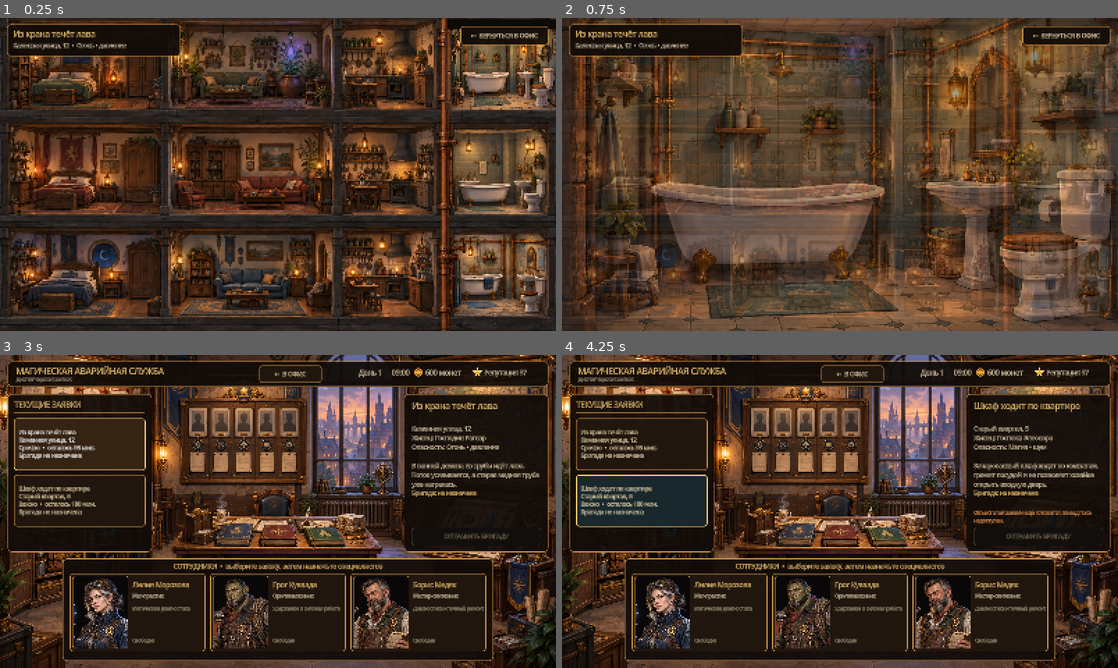
Above: before the commit, frames 1-4 (two rows, left to right).
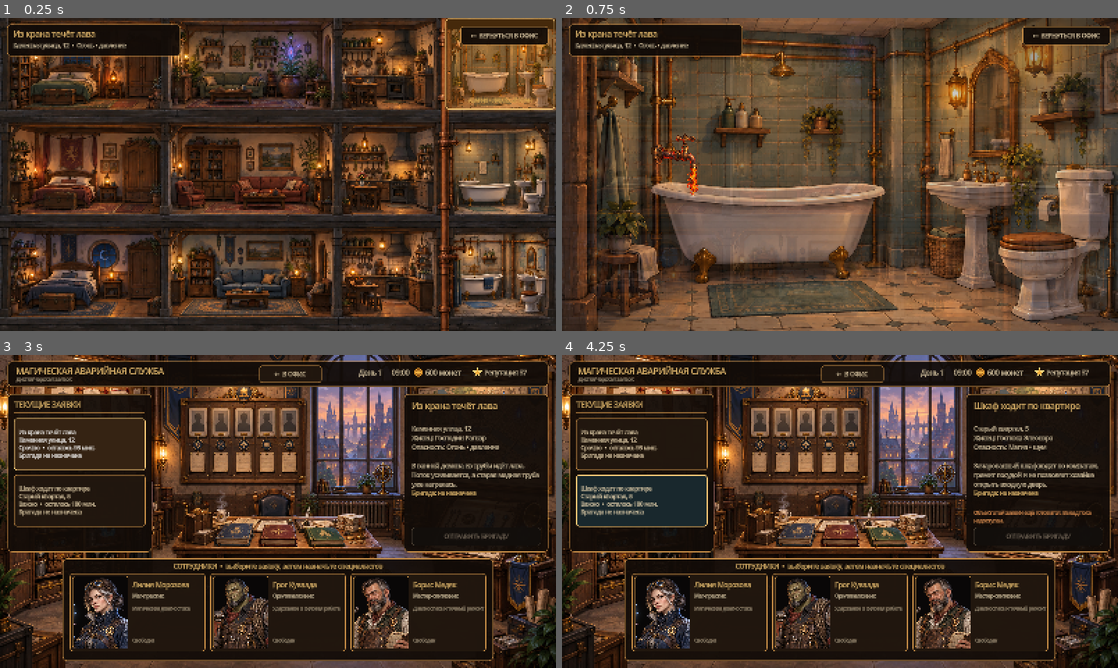
Above: after the commit, the same moments.

Repository: Dasha1532/MagicEmergencyService
Game: Godot game, scene res://scenes/RepairHouse.tscn
The game is run twice, just before and just after one commit, with the same random seed, the same clock (stepped at 60 frames per second) and the same inputs. This scene is started directly instead of the project's main scene.
Inputs (mouse positions are in pixels of both pictures, inside the frame that each line leads up to):
- Up to frame 1 (0.25 s): no input
- Up to frame 2 (0.75 s): click (1062, 64) at 0.5 s
- Up to frame 3 (3 s): click "← К ОБЗОРУ ДОМА" at 1.25 s; click "← ВЕРНУТЬСЯ В ОФИС" at 2 s; click "Из крана течёт лава Каменная …" at 2.75 s
- Up to frame 4 (4.25 s): click "Шкаф ходит по квартире Старый…" at 3.5 s

The runs differ from the first frame. In frame 1, 3.8% of the frame differs, in the area x 79-100%, y 0-30%; in frame 2, 17%, in the area x 0-100%, y 0-100%; in frame 3, less than 0.1%; in frame 4, less than 0.1%.

Commit message:
Show repair room and damage consequences

Diff:
--- a/scenes/RepairHouse.tscn
+++ b/scenes/RepairHouse.tscn
@@ -59,6 +59,51 @@
 tooltip_text = "Ванная • из крана течёт лава"
 mouse_default_cursor_shape = 2
 
+[node name="ProblemRoomMarker" type="Panel" parent="."]
+offset_left = 1282.0
+offset_top = 2.0
+offset_right = 1597.0
+offset_bottom = 263.0
+mouse_filter = 2
+
+[node name="Label" type="Label" parent="ProblemRoomMarker"]
+layout_mode = 0
+offset_left = 10.0
+offset_top = 219.0
+offset_right = 305.0
+offset_bottom = 251.0
+mouse_filter = 2
+theme_override_colors/font_color = Color(1, 0.78, 0.38, 1)
+theme_override_colors/font_outline_color = Color(0.08, 0.035, 0.015, 0.95)
+theme_override_constants/outline_size = 5
+theme_override_font_sizes/font_size = 14
+text = "АВАРИЯ • ЛАВОВЫЙ КРАН"
+horizontal_alignment = 1
+vertical_alignment = 1
+
+[node name="LowerFloorConsequence" type="Panel" parent="."]
+visible = false
+offset_left = 1282.0
+offset_top = 326.0
+offset_right = 1596.0
+offset_bottom = 592.0
+mouse_filter = 2
+
+[node name="Label" type="Label" parent="LowerFloorConsequence"]
+layout_mode = 0
+offset_left = 10.0
+offset_top = 10.0
+offset_right = 304.0
+offset_bottom = 42.0
+mouse_filter = 2
+theme_override_colors/font_color = Color(1, 0.69, 0.34, 1)
+theme_override_colors/font_shadow_color = Color(0, 0, 0, 0.9)
+theme_override_constants/shadow_offset_x = 1
+theme_override_constants/shadow_offset_y = 2
+theme_override_font_sizes/font_size = 14
+text = "⚠ ПЕРЕГРЕВ ТРУБЫ ЭТАЖОМ НИЖЕ"
+horizontal_alignment = 1
+
 [node name="InteractiveObjects" type="Node2D" parent="." unique_id=843465227]
 
 [node name="LavaFaucet" type="Control" parent="InteractiveObjects" unique_id=841803786]
@@ -71,6 +116,25 @@
 offset_bottom = 580.0
 mouse_filter = 1
 script = ExtResource("8_faucet_script")
+
+[node name="OverheatDamage" type="Node2D" parent="InteractiveObjects/LavaFaucet"]
+visible = false
+
+[node name="WallGlow" type="Polygon2D" parent="InteractiveObjects/LavaFaucet/OverheatDamage"]
+polygon = PackedVector2Array(-190, -58, -82, -72, 20, -18, 36, 82, 8, 150, -88, 164, -176, 112, -205, 30)
+color = Color(0.96, 0.16, 0.035, 0.14)
+
+[node name="Scorch" type="Polygon2D" parent="InteractiveObjects/LavaFaucet/OverheatDamage"]
+polygon = PackedVector2Array(-169, -30, -111, -45, -50, -16, -31, 39, -58, 85, -126, 76, -178, 34)
+color = Color(0.11, 0.035, 0.018, 0.42)
+
+[node name="PipeGlow" type="Line2D" parent="InteractiveObjects/LavaFaucet/OverheatDamage"]
+points = PackedVector2Array(-170, 28, -112, 18, -57, 27, -28, 58, -17, 111)
+width = 11.0
+default_color = Color(1, 0.22, 0.035, 0.5)
+joint_mode = 2
+begin_cap_mode = 2
+end_cap_mode = 2
 
 [node name="NormalFaucet" type="TextureRect" parent="InteractiveObjects/LavaFaucet" unique_id=1560197138]
 layout_mode = 0
--- a/scripts/lava_faucet_object.gd
+++ b/scripts/lava_faucet_object.gd
@@ -6,6 +6,7 @@
 @onready var damaged_faucet: TextureRect = $DamagedFaucet
 @onready var lava_stream: TextureRect = $LavaStream
 @onready var hit_area: Button = $HitArea
+@onready var overheat_damage: Node2D = $OverheatDamage
 
 
 func _ready() -> void:
@@ -32,6 +33,11 @@
 	damaged_faucet.visible = true
 	lava_stream.visible = true
 	modulate = Color(1.22, 0.72, 0.52, 1.0)
+	overheat_damage.visible = true
+
+
+func set_damage_visible(is_visible: bool) -> void:
+	overheat_damage.visible = is_visible
 
 
 func _configure_hit_area() -> void:
--- a/scripts/repair_editor_layout_switch.gd
+++ b/scripts/repair_editor_layout_switch.gd
@@ -27,6 +27,7 @@
 	_set_visible(scene_root, "BathroomPreviewBackdrop", overview_mode)
 	_set_visible(scene_root, "BathroomPreview", overview_mode)
 	_set_visible(scene_root, "BathroomHotspot", overview_mode)
+	_set_visible(scene_root, "ProblemRoomMarker", overview_mode)
 	_set_visible(scene_root, "BathroomCloseup", not overview_mode)
 	_set_visible(scene_root, "InteractiveObjects/LavaFaucet", not overview_mode)
 
--- a/scripts/repair_house.gd
+++ b/scripts/repair_house.gd
@@ -11,6 +11,8 @@
 @onready var bathroom_preview: TextureRect = $BathroomPreview
 @onready var closeup_background: TextureRect = $BathroomCloseup
 @onready var bathroom_hotspot: Button = $BathroomHotspot
+@onready var problem_room_marker: Panel = $ProblemRoomMarker
+@onready var lower_floor_consequence: Panel = $LowerFloorConsequence
 @onready var lava_faucet: Control = $InteractiveObjects/LavaFaucet
 @onready var back_to_house_button: Button = $Interface/BackToHouseButton
 @onready var tool_bar: Control = $Interface/ToolBar
@@ -45,18 +47,20 @@
 
 func _open_bathroom() -> void:
 	bathroom_hotspot.disabled = true
+	problem_room_marker.visible = false
+	lower_floor_consequence.visible = false
 	closeup_background.visible = true
 	closeup_background.modulate = Color(1, 1, 1, 0)
-	closeup_background.pivot_offset = closeup_background.size * 0.5
-	closeup_background.scale = Vector2(1.025, 1.025)
+	closeup_background.scale = Vector2.ONE
+	lava_faucet.visible = true
+	lava_faucet.self_modulate = Color(1, 1, 1, 0)
 	var tween := create_tween().set_parallel(true)
-	tween.tween_property(closeup_background, "modulate", Color.WHITE, 0.32)
-	tween.tween_property(closeup_background, "scale", Vector2.ONE, 0.32).set_trans(Tween.TRANS_QUAD).set_ease(Tween.EASE_OUT)
+	tween.tween_property(closeup_background, "modulate", Color.WHITE, 0.24)
+	tween.tween_property(lava_faucet, "self_modulate", Color.WHITE, 0.24)
 	await tween.finished
 	overview_background.visible = false
 	bathroom_preview_backdrop.visible = false
 	bathroom_preview.visible = false
-	lava_faucet.visible = true
 	back_to_house_button.visible = true
 	tool_bar.visible = true
 	if repair_hud.has_method("set_work_ui_visible"):
@@ -69,6 +73,8 @@
 	bathroom_preview_backdrop.visible = true
 	bathroom_preview.visible = true
 	bathroom_hotspot.disabled = false
+	problem_room_marker.visible = not simulation.is_resolved()
+	lower_floor_consequence.visible = _has_damage()
 	lava_faucet.visible = false
 	back_to_house_button.visible = false
 	tool_bar.visible = false
@@ -102,6 +108,14 @@
 	back_to_house_button.add_theme_stylebox_override("normal", _button_style(COLOR_PANEL, Color(0.76, 0.54, 0.27), 2))
 	back_to_house_button.add_theme_stylebox_override("hover", _button_style(Color(0.21, 0.14, 0.075, 0.98), COLOR_GOLD, 3))
 	feedback_panel.add_theme_stylebox_override("panel", _button_style(COLOR_PANEL, Color(0.76, 0.54, 0.27), 2))
+	var problem_style := _button_style(Color(0.15, 0.08, 0.025, 0.08), COLOR_GOLD, 3)
+	problem_style.shadow_color = Color(1.0, 0.58, 0.12, 0.24)
+	problem_style.shadow_size = 10
+	problem_room_marker.add_theme_stylebox_override("panel", problem_style)
+	var consequence_style := _button_style(Color(0.18, 0.035, 0.015, 0.12), Color(1.0, 0.32, 0.08, 0.9), 3)
+	consequence_style.shadow_color = Color(1.0, 0.18, 0.03, 0.28)
+	consequence_style.shadow_size = 12
+	lower_floor_consequence.add_theme_stylebox_override("panel", consequence_style)
 
 
 func _on_tool_selected(tool_id: StringName) -> void:
@@ -125,6 +139,7 @@
 		lava_faucet.show_repaired_state()
 	elif visual_state == &"overheated":
 		lava_faucet.show_overheated_state()
+	lava_faucet.set_damage_visible(_has_damage())
 	_show_feedback(str(result["message"]), not bool(result["applied"]))
 	repair_hud.set_completion_ready(bool(result["resolved"]))
 	game_state.set_job_repair_state(game_state.active_job_id, simulation.get_state())
@@ -149,7 +164,12 @@
 	else:
 		lava_faucet.show_emergency_state()
 		_show_feedback("Выберите действие сотрудника и примените его к аварийному крану.")
+	lava_faucet.set_damage_visible(_has_damage())
 	repair_hud.set_completion_ready(simulation.is_resolved())
+
+
+func _has_damage() -> bool:
+	return int(simulation.world_object.get("damage", 0)) > 0
 
 
 func _show_feedback(message: String, is_warning: bool = false) -> void:
Not shown, changed: docs/TECHNICAL_DESIGN.md
